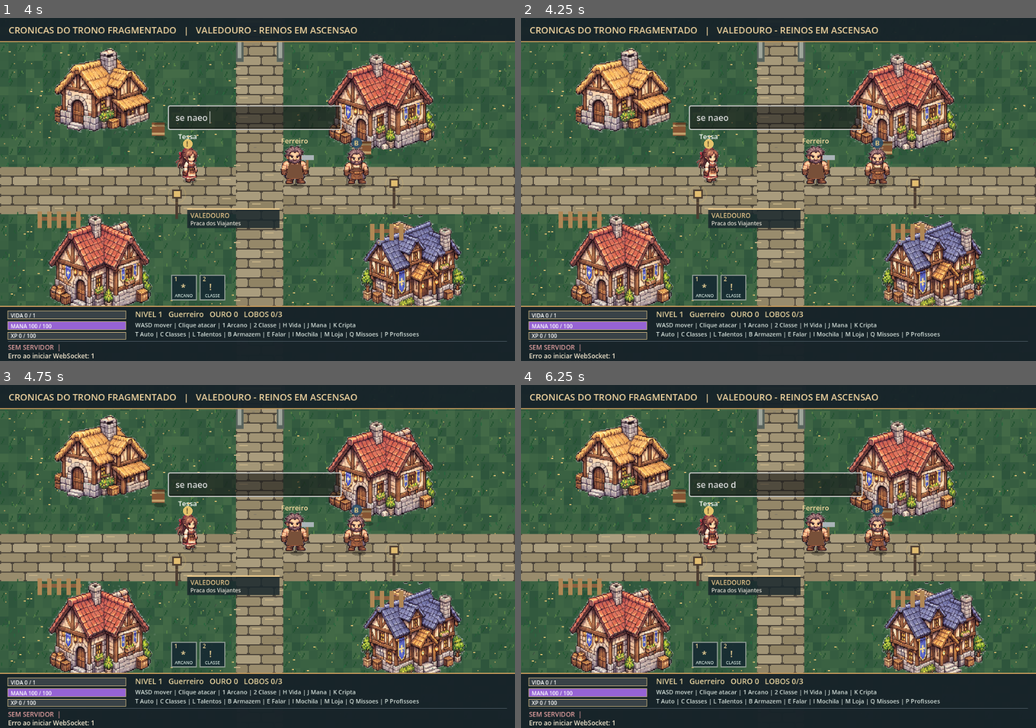
Above: before the commit, frames 1-4 (two rows, left to right).
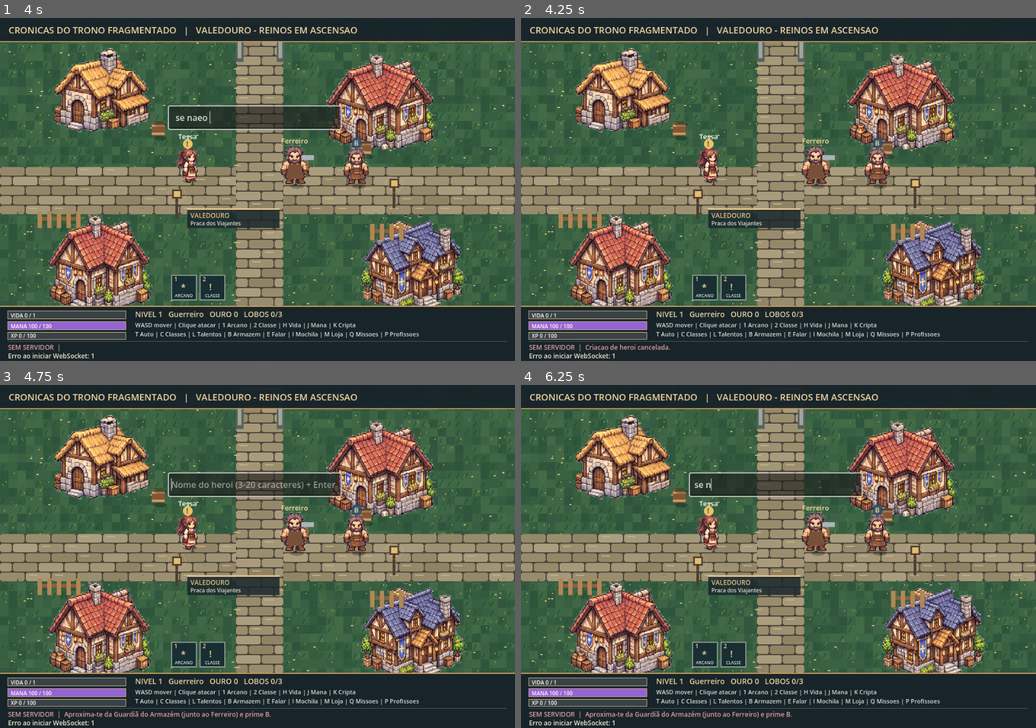
Above: after the commit, the same moments.

Repository: jwellingtonjuniordev-dev/TronoFragmentado
Game: Godot game, scene res://main.tscn
Same seed, same stepped clock (60 frames per second), same inputs: the game is played once before the commit and once after it.
Inputs (mouse positions are in pixels of both pictures, inside the frame that each line leads up to):
- Up to frame 1 (4 s): tap Enter at 0.5, 2, 3.5 s; move the mouse to (370, 172) at 0.52 s; hold D 0.53-1.28 s; hold E 0.53-1.28 s; tap N at 0.6, 1.55, 2.1, 3.05 s; click (370, 172) at 0.67 s; tap Space at 0.77, 1.25, 1.52, 2.75, 3.02, 3.77 s; move the mouse to (154, 206) at 1.27 s; hold S 1.28-2.03 s; tap E at 1.35 s; move the mouse to (309, 114) at 2.02 s; hold D 2.03-2.78 s; hold E 2.03-2.78 s; move the mouse to (231, 258) at 2.77 s; hold W 2.78-3.53 s; tap 1 at 2.85 s; click (231, 258) at 2.92 s; move the mouse to (412, 240) at 3.52 s; hold A from 3.53 s (still down); hold E from 3.53 s (still down); tap O at 3.6 s
- Up to frame 2 (4.25 s): keep holding A; keep holding E; tap Escape at 4.15 s
- Up to frame 3 (4.75 s): keep holding A; move the mouse to (103, 505) at 4.27 s; release E at 4.28 s; tap B at 4.35 s; tap Space at 4.52 s; tap N at 4.55 s
- Up to frame 4 (6.25 s): tap Space at 5, 6.02 s; move the mouse to (804, 556) at 5.02 s; release A at 5.03 s; hold S 5.03-5.78 s; hold E 5.03-5.78 s; tap Enter at 5.1 s; click (804, 556) at 5.17 s; move the mouse to (701, 470) at 5.77 s; hold D from 5.78 s (still down); tap Keypad Enter at 5.85 s; tap N at 6.05 s

Frame 1 is identical in both runs. In frame 2, 2.6% of the frame differs, in the area x 12-67%, y 25-97%; in frame 3, 0.7%; in frame 4, 0.5%.

Commit message:
fix: permitir cancelar criação de herói com ESC e limpar formulário

Diff:
--- a/client/scripts/main.gd
+++ b/client/scripts/main.gd
@@ -856,6 +856,16 @@
 func _equip_label(value: Variant) -> String:
 	return "Nao equipado" if value == null or str(value) == "" else str(value)
 
+func _cancel_hero_creation() -> void:
+	# ESC cancela a criação em qualquer etapa, sem alterar o herói ativo.
+	pending_new_hero_name = ""
+	name_input.clear()
+	name_input.hide()
+	class_picker.hide()
+	name_input.release_focus()
+	class_picker.release_focus()
+	notice = "Criacao de heroi cancelada."
+
 func _submit_name(value: String) -> void:
 	# Primeiro consulta o servidor; nunca escolhe classe antes de validar o nome.
 	if socket.get_ready_state() != WebSocketPeer.STATE_OPEN:
@@ -963,6 +973,11 @@
 	return true
 
 func _input(event: InputEvent) -> void:
+	# A caixa LineEdit consome eventos de teclado; tratar ESC antes da GUI.
+	if event is InputEventKey and event.pressed and not event.echo and event.keycode == KEY_ESCAPE and (name_input.visible or class_picker.visible):
+		_cancel_hero_creation()
+		get_viewport().set_input_as_handled()
+		return
 	# O menu de herois tem prioridade sobre a navegacao/combate por clique.
 	# Nao marcar o evento como handled: o OptionButton e o seu PopupMenu
 	# precisam de receber o clique atraves do sistema de GUI do Godot.
@@ -1893,6 +1908,9 @@
 			continue
 		match payload.get("type", ""):
 			"hero_name_check":
+				# Respostas atrasadas não podem reabrir a criação cancelada.
+				if not name_input.visible:
+					continue
 				var candidate := str(payload.get("name", ""))
 				if bool(payload.get("exists", false)):
 					notice = "O nome '" + candidate + "' ja existe. Escolhe outro nome."
@@ -2136,8 +2154,9 @@
 		saved_hero_picker.visible = not saved_hero_picker.visible
 		if saved_hero_picker.visible and socket.get_ready_state() == WebSocketPeer.STATE_OPEN:
 			socket.send_text(JSON.stringify({"type":"list_heroes"}))
-	if _pressed_once(KEY_N):
+	if _pressed_once(KEY_N) and not name_input.visible and not class_picker.visible:
 		saved_hero_picker.hide()
+		name_input.clear()
 		name_input.show()
 		class_picker.hide()
 		pending_new_hero_name = ""
